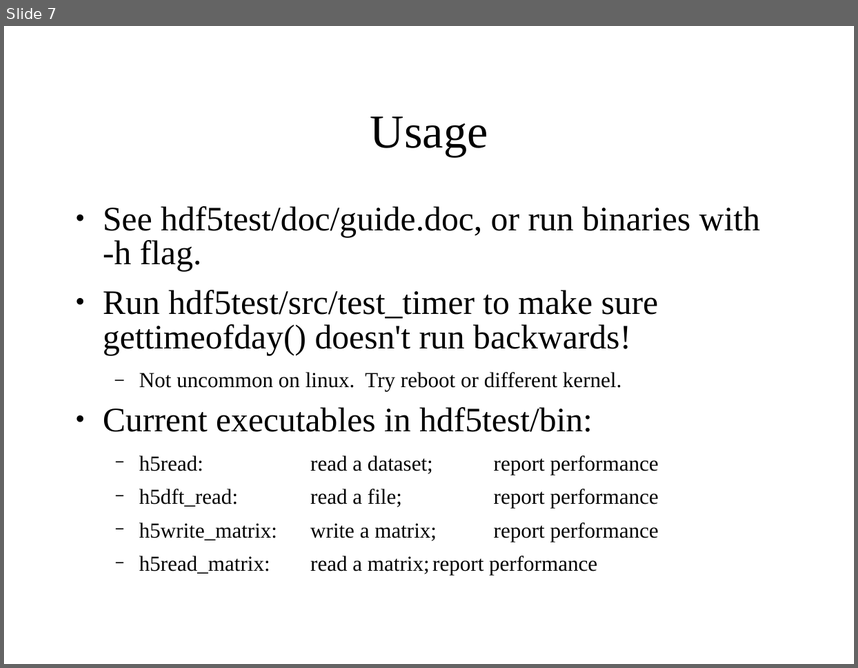
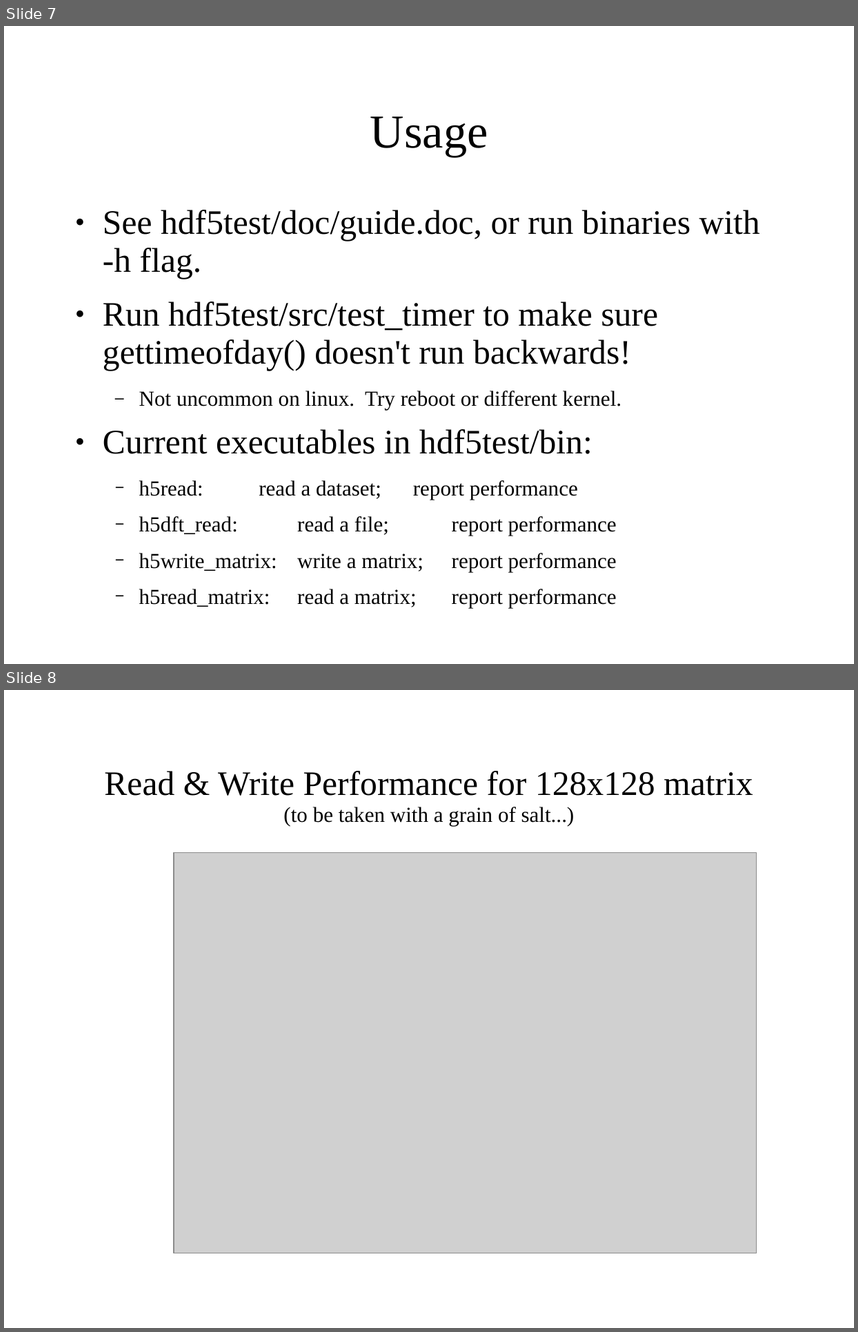
Before and after one commit to qkoziol/hdf5test, a slide deck: doc/demo.ppt. Shown one above the other, each under a label of ours: slide 7 before the commit, slides 7 and 8 after it. The pictures are 858x668 and 858x1332 pixels, drawn with LibreOffice and Linux fonts; fonts in the diff are those of the drawing; grey boxes stand for pictures. Boxes give left, top, right and bottom in pixels: in the first picture for what was removed or moved away, otherwise in the second. Text is boxed around its words. In the diff, an @@ line names an element or a change of style, - is before the commit and + after.

Commit message:
Added a page of results to demo.ppt.

```diff
--- a/doc/demo.ppt
+++ b/doc/demo.ppt
@@ slide 8 added at (x1=4, y1=690, x2=854, y2=1328), background #FFFFFF @@
@@ title added at (x1=104, y1=771, x2=753, y2=826), 32 pt, text #000000 @@
+Read & Write Performance for 128x128 matrix
+(to be taken with a grain of salt...)
@@ picture added at (x1=174, y1=853, x2=757, y2=1253) @@
@@ slide 7 changed as well @@
@@ text "See hdf5test/doc/guide.doc, or run binaries ..." at (x1=103, y1=210, x2=760, y2=607): line spacing 0.83 to 0.93 @@
```
